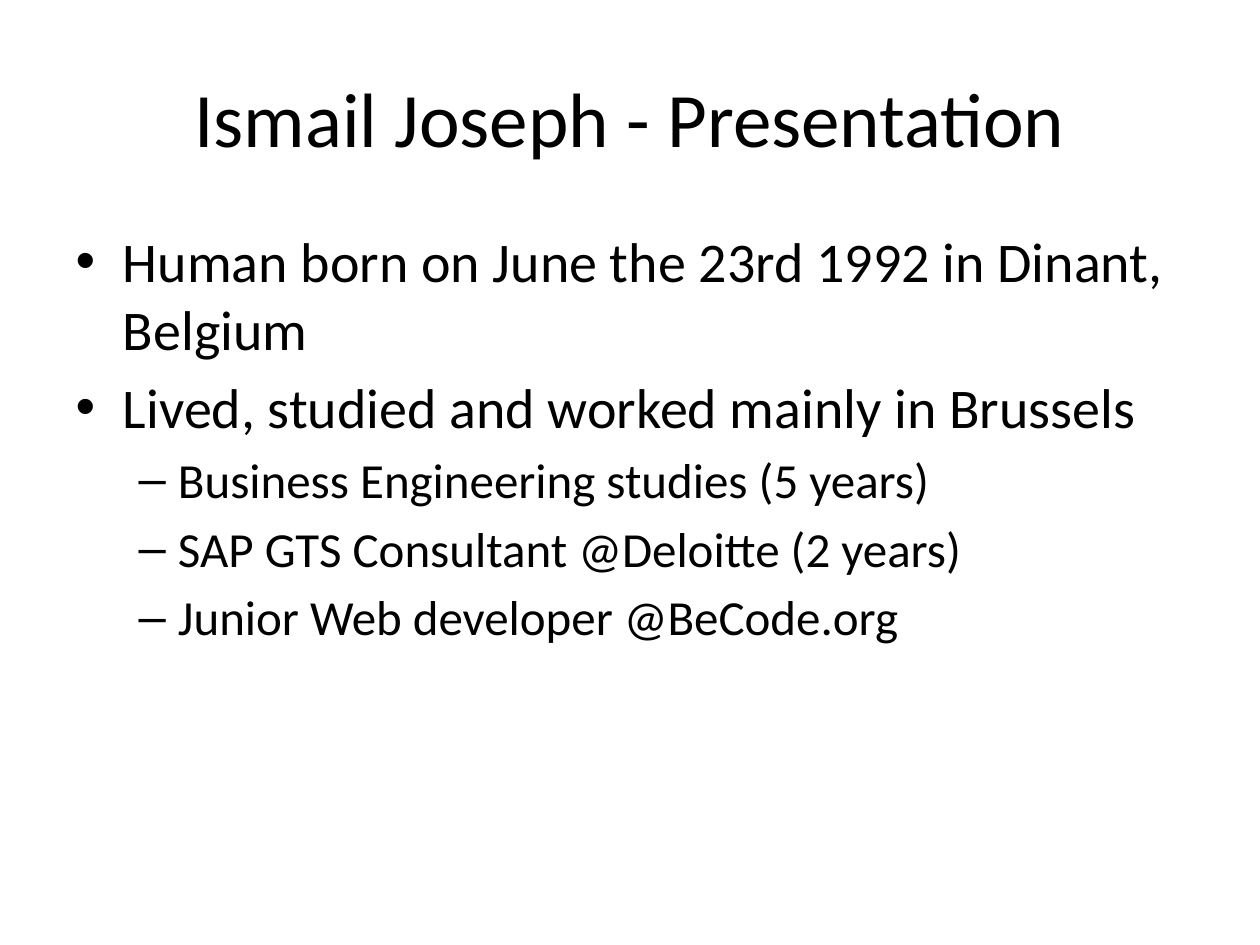
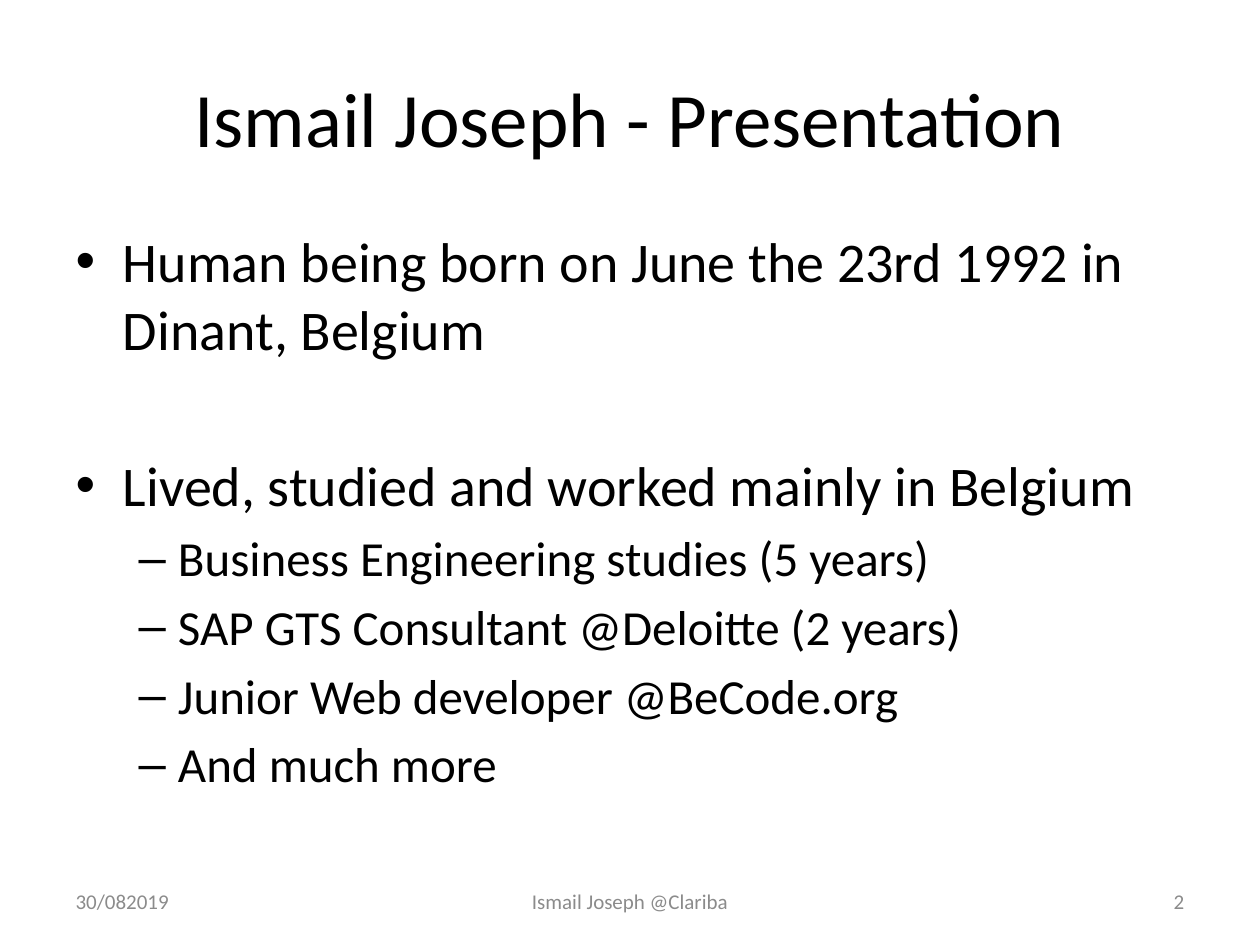
Before and after one commit to Fesouille/ionic-angular-course, a slide deck: slide 2 of Clariba_test_presentation.pptx. Drawn at 1260x945 pixels with LibreOffice and Linux fonts; fonts in the diff are those of the drawing. Boxes give left, top, right and bottom in pixels: in the first picture for what was removed or moved away, otherwise in the second. Text is boxed around its words. In the diff, an @@ line names an element or a change of style, - is before the commit and + after.

Commit message:
presentation

```diff
--- a/Clariba_test_presentation.pptx
+++ b/Clariba_test_presentation.pptx
@@ text at bbox=[123, 243, 1133, 516]: text changed @@
-• Human born on June the 23rd 1992 in Dinant, Belgium
-• Lived, studied and worked mainly in Brussels
+• Human being born on June the 23rd 1992 in Dinant, Belgium
+• Lived, studied and worked mainly in Belgium
@@ text at bbox=[178, 748, 497, 783]: paragraph added @@
+  – And much more
@@ text added at bbox=[76, 894, 169, 910], 12 pt, text #8C8C8C @@
+30/082019
@@ text added at bbox=[532, 894, 728, 913], 12 pt, text #8C8C8C @@
+Ismail Joseph @Clariba
@@ page number added at bbox=[1174, 895, 1185, 909], 12 pt, text #8C8C8C @@
+2
```
Also in this commit, not shown: 1 other slide changed, 4 slides added.
